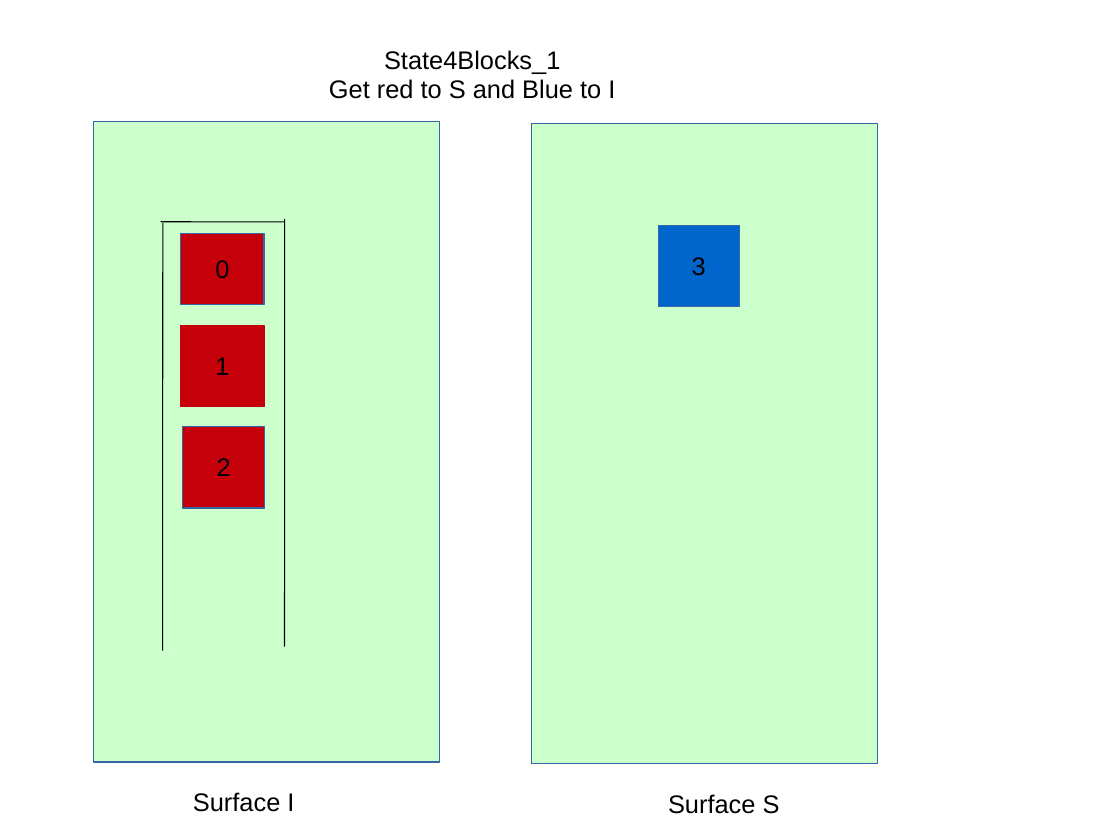
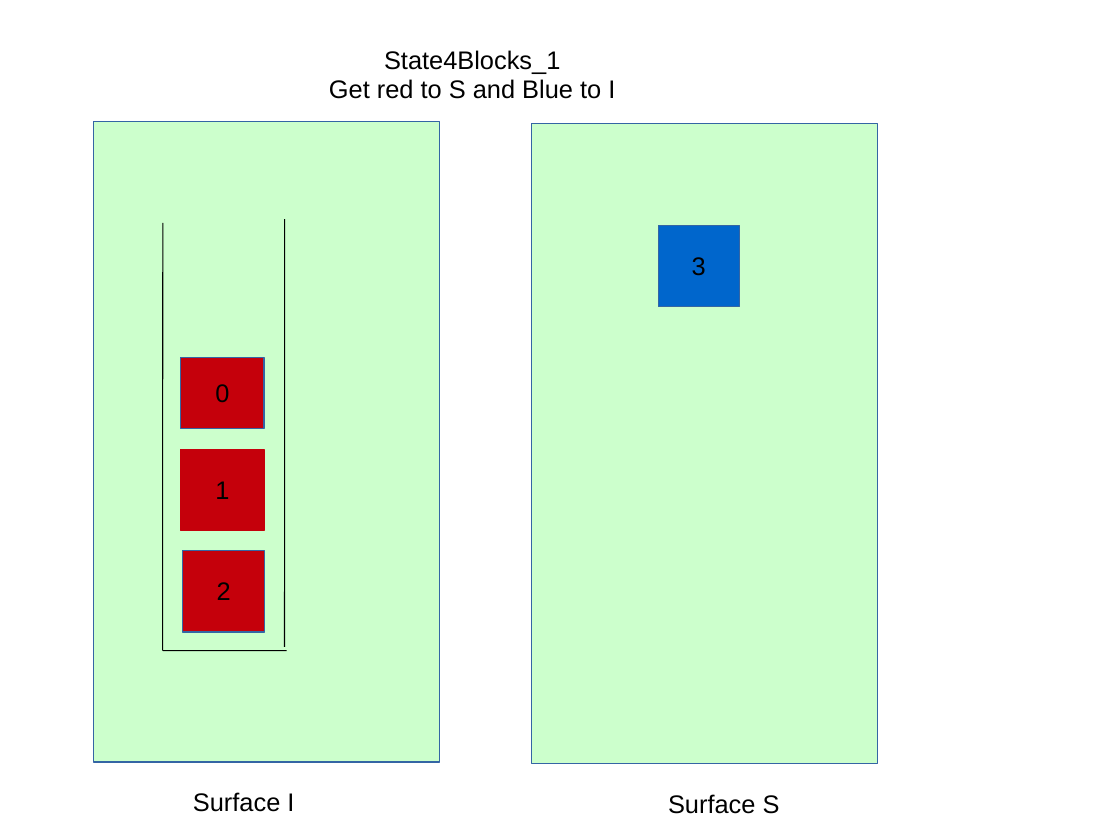
Before and after one commit to bhomberg/6834-task-motion-planner, a slide deck: slide 5 of states/statesDrawings.ppt. Drawn at 1120x840 pixels with LibreOffice and Linux fonts; fonts in the diff are those of the drawing. Boxes give left, top, right and bottom in pixels: in the first picture for what was removed or moved away, otherwise in the second. Text is boxed around its words. In the diff, an @@ line names an element or a change of style, - is before the commit and + after.

```diff
--- a/states/statesDrawings.ppt
+++ b/states/statesDrawings.ppt
@@ 3 rectangles: place and size @@
-3 rectangles at bbox=[181, 234, 264, 508]
+3 rectangles at bbox=[181, 358, 264, 632]
@@ line moved from (161, 222) - (285, 222) to (163, 650) - (287, 650) @@
```
Also in this commit, not shown: 7 other slides changed, 6 other files.
